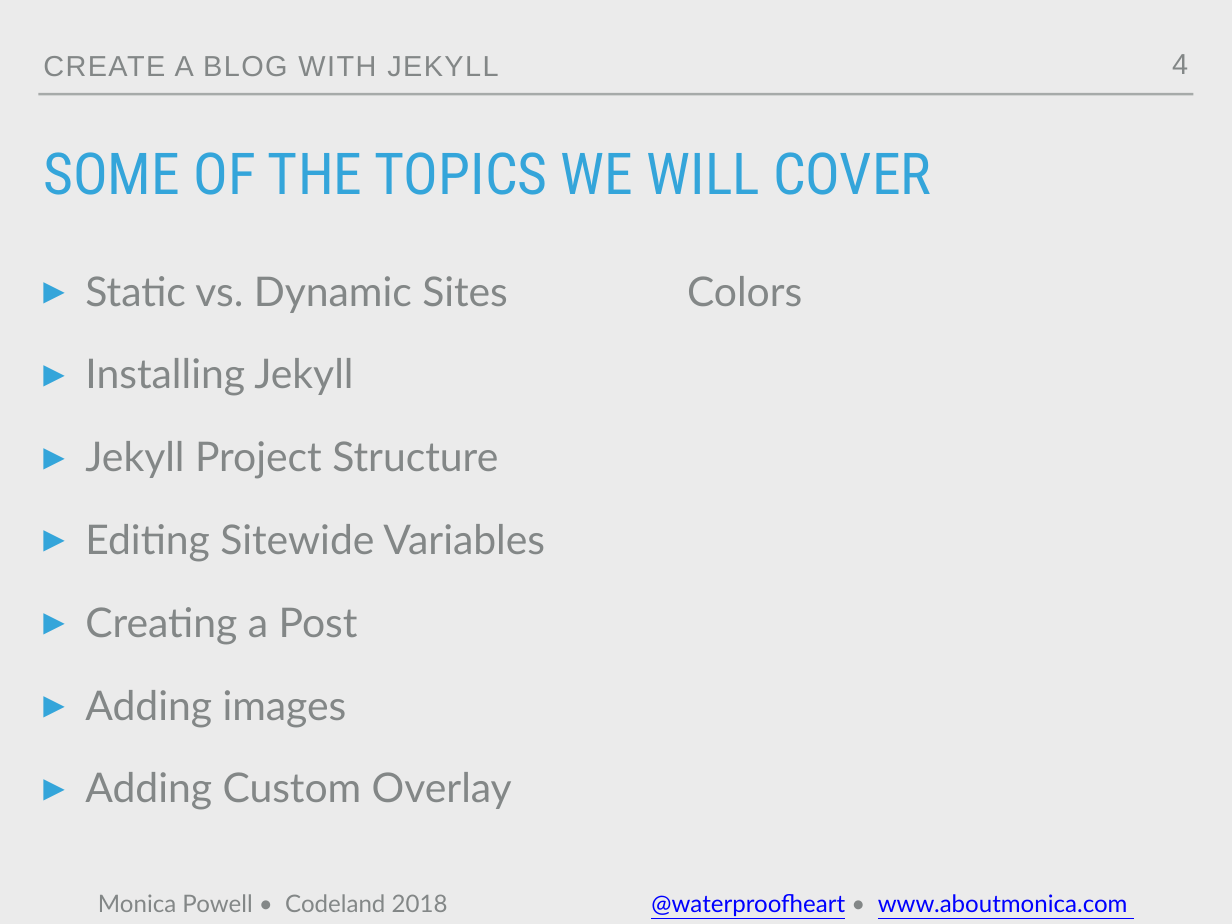
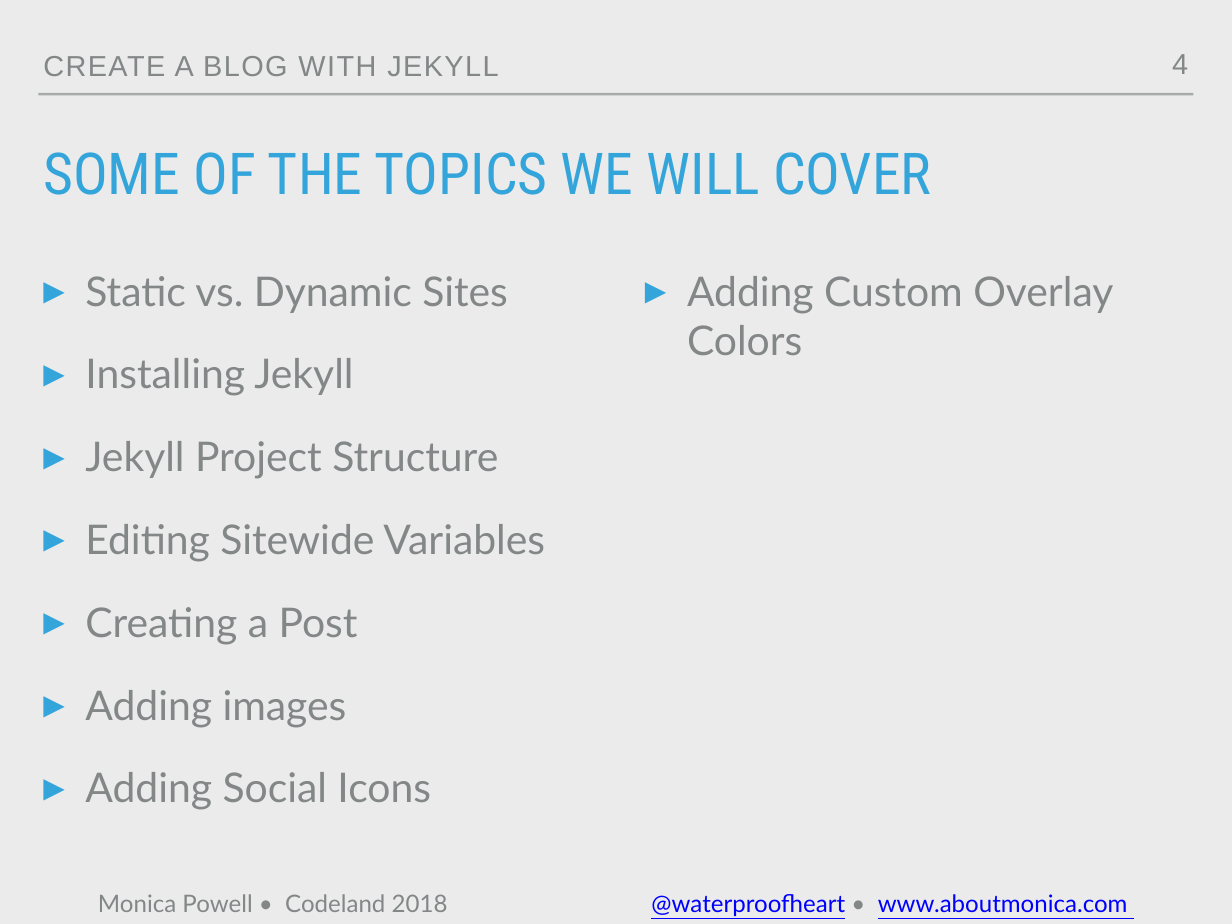
Before and after one commit to M0nica/codeland-workshop, a slide deck: slide 4 of codeland2018.pptx. Drawn at 1232x924 pixels with LibreOffice and Linux fonts; fonts in the diff are those of the drawing; background and template pictures are left out. Boxes give left, top, right and bottom in pixels: in the first picture for what was removed or moved away, otherwise in the second. Text is boxed around its words. In the diff, an @@ line names an element or a change of style, - is before the commit and + after.

```diff
--- a/codeland2018.pptx
+++ b/codeland2018.pptx
@@ text at (x1=85, y1=772, x2=431, y2=810): paragraph added @@
+▸ Adding Social Icons
```
Also in this commit, not shown: 20 other slides changed, 2 slides added, 3 other files.
